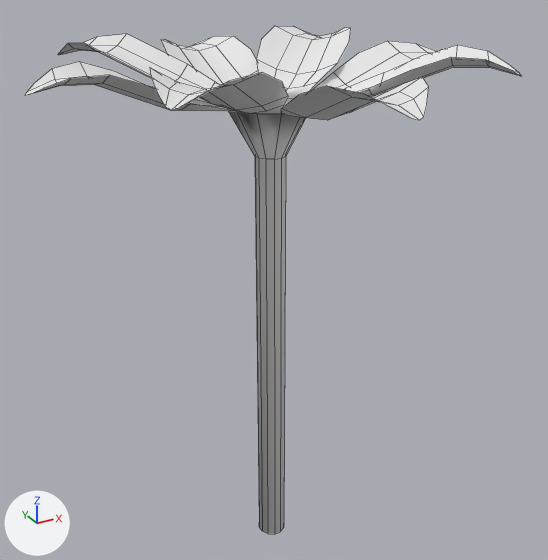
A saved change to the FBX model Assets/3d Modles/source/Flower.fbx.
One viewpoint serves both versions: a 50 mm lens placed at (-8.47, -15.6, 9.68), pointed at (0.27, 0.3, 1.73). Lighting does not change. The marker at lower left points along +X, +Y and +Z. The picture after the commit comes second. Mesh edges are drawn as thin lines.

In view in the first picture: 'Flower'.
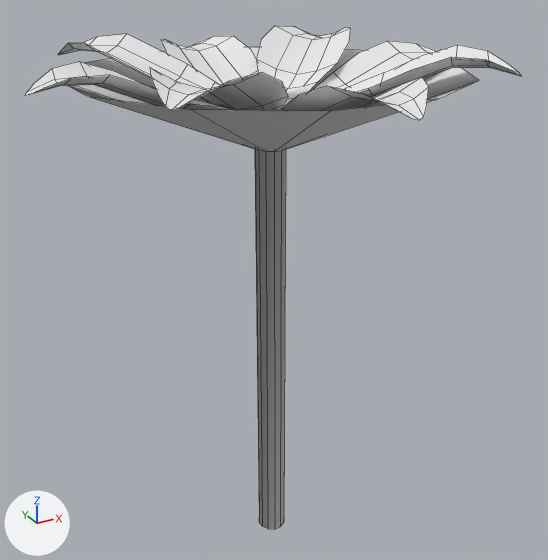
The newer file is also turned or shifted as a whole; pictures and numbers use the older file's frame.

Location of each change, (x1, y1, x2, y2) in pixels of the pictures (548 x 560 px):
'Flower', reshaped
    before: (26, 26, 521, 534)
    after: (26, 26, 521, 529)
part 1 of me_flower_lotus_stylized_lotus_0_001, built on
    before: (228, 111, 306, 534)
    after: (69, 47, 479, 529)

The edits, one by one:
me_flower_lotus_stylized_lotus_0_001 is used by ob_flower; location (0.0, 0.0, 0.0).
Verts and faces of me_flower_lotus_stylized_lotus_0_001; kept vertices keep their numbers, new ones are numbered from 228.
Before the commit, vertices of me_flower_lotus_stylized_lotus_0_001: 25 (-0.26, 0.28, 5.13), 51 (-0.09, -0.36, 5.13) at pixel (274, 159), 52 (-0.26, -0.26, 5.13) at pixel (265, 159), 53 (0.11, -0.36, 5.13) at pixel (281, 158), 54 (0.28, -0.26, 5.13) at pixel (285, 156).
Before the commit, vertices of me_flower_lotus_stylized_lotus_0_001: 55 (0.37, -0.09, 5.13) at pixel (285, 154), 56 (0.37, 0.11, 5.13), 58 (-0.35, -0.09, 5.13) at pixel (258, 158), 59 (-0.35, 0.11, 5.13) at pixel (254, 156), 60 (-0.09, 0.38, 5.13).
Before the commit, vertices of me_flower_lotus_stylized_lotus_0_001: 61 (0.11, 0.38, 5.13), 62 (0.28, 0.28, 5.13), 216 (-0.26, -0.29, -6.02) at pixel (267, 533), 217 (-0.09, -0.38, -6.02) at pixel (274, 534), 218 (0.11, -0.38, -6.02) at pixel (280, 531).
Before the commit, vertices of me_flower_lotus_stylized_lotus_0_001: 219 (0.28, -0.29, -6.02) at pixel (283, 527), 220 (0.37, -0.12, -6.02) at pixel (283, 523), 221 (0.37, 0.08, -6.01), 222 (-0.35, -0.12, -6.02) at pixel (262, 531), 223 (-0.35, 0.08, -6.01) at pixel (259, 527).
Before the commit, vertices of me_flower_lotus_stylized_lotus_0_001: 224 (-0.26, 0.25, -6.0) at pixel (259, 522), 225 (-0.09, 0.35, -6.0), 226 (0.11, 0.35, -6.0), 227 (0.28, 0.25, -6.0).
me_flower_lotus_stylized_lotus_0_001 had 228 vertices, 158 faces and spanned x -5.44..5.44, y -5.49..5.49, z -6.02..7.67.
me_flower_lotus_stylized_lotus_0_001 now has 240 vertices, 170 faces and spans x -5.44..5.44, y -5.49..5.49, z -5.84..7.67.
Part 1, on me_flower_lotus_stylized_lotus_0_001:
Vertices 25, 51 to 56, 58 to 62, 216 to 219, 221, 223 to 227 move by (0.0, 0.0, 0.18).
Vertex 220 moves to (0.37, -0.12, -5.83), pixel (283, 518).
Vertex 222 moves to (-0.35, -0.12, -5.83), pixel (262, 526).
New vertex 228 is at (-3.31, 3.52, 7.06), pixel (83, 62).
New vertex 229 is at (-1.2, -4.42, 7.06), pixel (330, 110).
New vertex 230 is at (-3.31, -3.19, 7.06), pixel (190, 109).
New vertex 231 is at (1.23, -4.42, 7.06), pixel (439, 98).
New vertex 232 is at (3.34, -3.19, 7.06), pixel (479, 80).
New vertex 233 is at (4.55, -1.07, 7.06).
New vertex 234 is at (4.55, 1.39, 7.06).
New vertex 235 is at (-4.52, -1.07, 7.06), pixel (87, 96).
New vertex 236 is at (-4.52, 1.39, 7.06).
New vertex 237 is at (-1.2, 4.75, 7.06).
New vertex 238 is at (1.23, 4.75, 7.06).
New vertex 239 is at (3.34, 3.52, 7.06).
New faces: (55, 56, 234, 233), (56, 62, 239, 234), (54, 55, 233, 232), (52, 230, 235, 58), (53, 54, 232, 231), (51, 53, 231, 229).
New faces: (60, 237, 238, 61), (51, 229, 230, 52), (25, 59, 236, 228), (58, 235, 236, 59), (25, 228, 237, 60), (61, 238, 239, 62).
